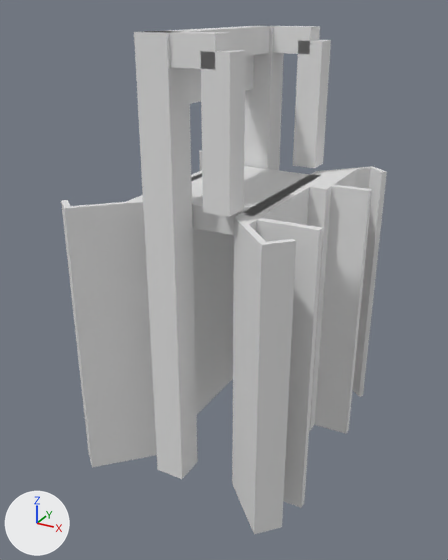
The glTF model models/boskoop/boskoop-brug-5d9d55a8-4/boskoop-brug-5d9d55a8-4.glb: old version first, new version second.
Rendered twice from a camera (50 mm lens) standing at (9.96, -19.14, 6.06) and looking at (-0.26, -0.56, -3.23). Lighting does not change. The marker at lower left points along +X, +Y and +Z. The first picture is the older version.

Names of what the first picture shows: 'building:balans', 'building:balans 2', 'building:contragewicht', 'building:hamei', 'building:hamei 2', 'building:hangstang', 'building:hangstang 2', 'building:portaal', 'road:dek', 'road:landhoofd', 'road:landhoofd 2'.
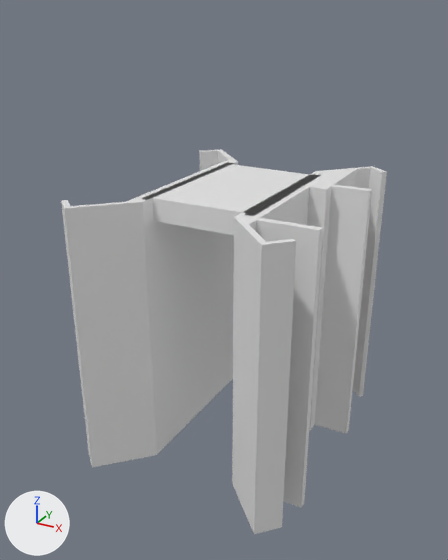
Patch to the scene script:
```diff
--- a/models/boskoop/boskoop-brug-5d9d55a8-4/boskoop-brug-5d9d55a8-4.glb.py
+++ b/models/boskoop/boskoop-brug-5d9d55a8-4/boskoop-brug-5d9d55a8-4.glb.py
@@ ob_building_hamei @@
-ob_building_hamei = bpy.data.objects.new('building:hamei', me_hamei)
-ob_building_hamei.location = (0.0, 0.0, 0.0)
@@ ob_building_hamei_2 @@
-ob_building_hamei_2 = bpy.data.objects.new('building:hamei 2', me_hamei_2)
-ob_building_hamei_2.location = (0.0, 0.0, 0.0)
@@ ob_building_portaal @@
-ob_building_portaal = bpy.data.objects.new('building:portaal', me_portaal)
-ob_building_portaal.location = (0.0, 0.0, 0.0)
@@ ob_building_balans @@
-ob_building_balans = bpy.data.objects.new('building:balans', me_balans)
-ob_building_balans.location = (0.0, 0.0, 0.0)
@@ ob_building_hangstang @@
-ob_building_hangstang = bpy.data.objects.new('building:hangstang', me_hangstang)
-ob_building_hangstang.location = (0.0, 0.0, 0.0)
@@ ob_building_balans_2 @@
-ob_building_balans_2 = bpy.data.objects.new('building:balans 2', me_balans_2)
-ob_building_balans_2.location = (0.0, 0.0, 0.0)
@@ ob_building_hangstang_2 @@
-ob_building_hangstang_2 = bpy.data.objects.new('building:hangstang 2', me_hangstang_2)
-ob_building_hangstang_2.location = (0.0, 0.0, 0.0)
@@ ob_building_contragewicht @@
-ob_building_contragewicht = bpy.data.objects.new('building:contragewicht', me_contragewicht)
-ob_building_contragewicht.location = (0.0, 0.0, 0.0)
```

Where the change shows, as pixel boxes (x1, y1, x2, y2) in the pictures (448 x 560 px):
'building:hamei 2', deleted: before (134, 31, 198, 479)
'building:hangstang 2', deleted: before (201, 50, 246, 217)
'building:hamei', deleted: before (244, 25, 284, 170)
'building:hangstang', deleted: before (293, 40, 331, 168)
'building:balans 2', deleted: before (143, 31, 231, 70)
'building:portaal', deleted: before (149, 26, 270, 56)
'building:balans', deleted: before (273, 26, 320, 54)
'building:contragewicht', deleted: before (189, 55, 254, 104)
